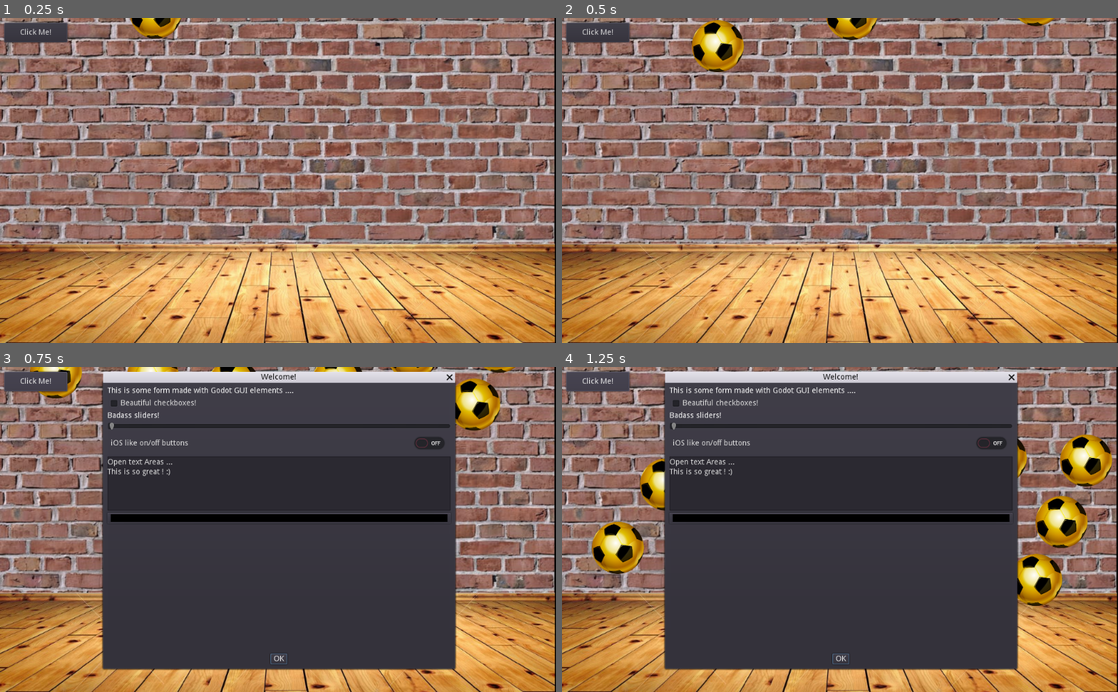
Above: before the commit, frames 1-4 (two rows, left to right).
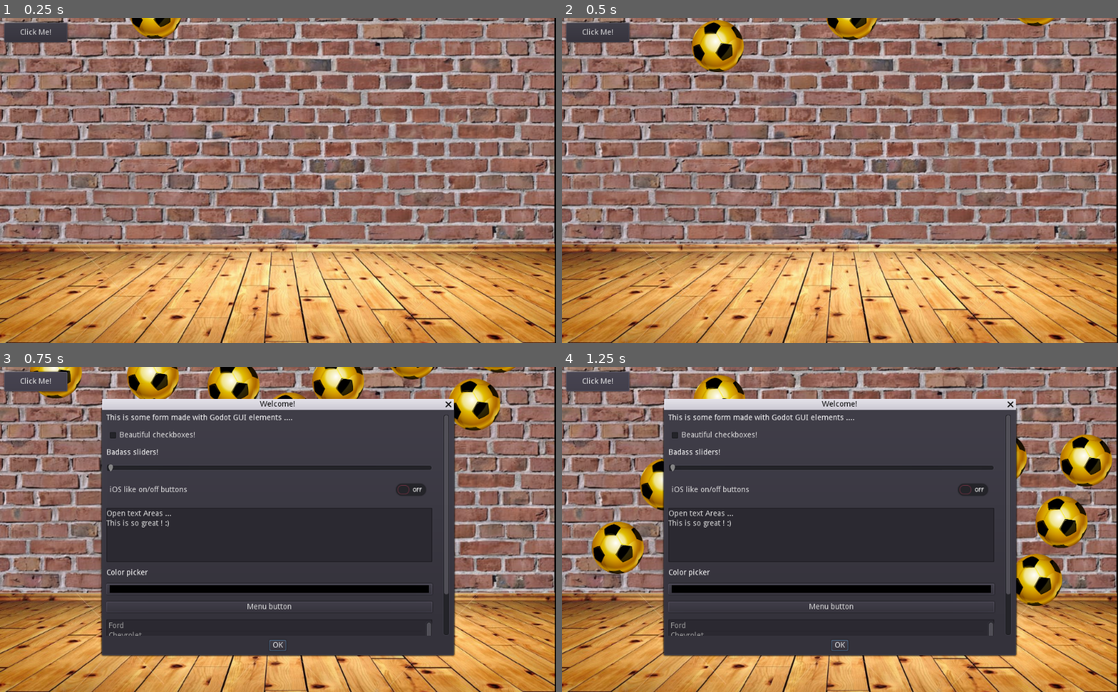
Above: after the commit, the same moments.

Repository: aselvais/GodotTesting
Game: Godot game, scene res://main.tscn
Two runs of this game, one before a commit and one after it. Both use one fixed random seed, a clock stepped at 60 frames per second and the inputs below.
Inputs:
- Up to frame 1 (0.25 s): no input
- Up to frame 2 (0.5 s): no input
- Up to frame 3 (0.75 s): click "Click Me!" at 0.5 s
- Up to frame 4 (1.25 s): no input

Frames 1-2 are identical in both runs. In frame 3, 17% of the frame differs, in the area x 18-83%, y 1-94%; in frame 4, 17%.

Commit message:
some changes to the GUI

Diff:
--- a/GUI.tscn
+++ b/GUI.tscn
@@ -16,57 +16,97 @@
 
 [node name="windd" type="AcceptDialog" parent="."]
 visible = true
-margin_left = 190.0
-margin_top = 29.0
-margin_right = 838.0
-margin_bottom = 557.0
+margin_left = 188.0
+margin_top = 79.0
+margin_right = 836.0
+margin_bottom = 532.0
+popup_exclusive = true
 window_title = "Welcome!"
+resizable = true
 
-[node name="VBoxContainer" type="VBoxContainer" parent="windd"]
+[node name="ScrollContainer" type="ScrollContainer" parent="windd"]
 margin_left = 8.0
 margin_top = 8.0
 margin_right = 640.0
-margin_bottom = 492.0
+margin_bottom = 417.0
 
-[node name="Label" type="Label" parent="windd/VBoxContainer"]
-margin_right = 632.0
+[node name="VBoxContainer" type="VBoxContainer" parent="windd/ScrollContainer"]
+margin_right = 600.0
+margin_bottom = 503.0
+custom_constants/separation = 13
+
+[node name="Label" type="Label" parent="windd/ScrollContainer/VBoxContainer"]
+margin_right = 600.0
 margin_bottom = 14.0
 text = "This is some form made with Godot GUI elements ...."
 
-[node name="CheckBox" type="CheckBox" parent="windd/VBoxContainer"]
-margin_top = 18.0
-margin_right = 632.0
-margin_bottom = 42.0
+[node name="CheckBox" type="CheckBox" parent="windd/ScrollContainer/VBoxContainer"]
+margin_top = 27.0
+margin_right = 600.0
+margin_bottom = 51.0
 text = "Beautiful checkboxes!"
 
-[node name="Label2" type="Label" parent="windd/VBoxContainer"]
-margin_top = 46.0
-margin_right = 632.0
-margin_bottom = 60.0
+[node name="Label2" type="Label" parent="windd/ScrollContainer/VBoxContainer"]
+margin_top = 64.0
+margin_right = 600.0
+margin_bottom = 78.0
 text = "Badass sliders!"
 
-[node name="HSlider" type="HSlider" parent="windd/VBoxContainer"]
-margin_top = 64.0
-margin_right = 632.0
-margin_bottom = 80.0
+[node name="HSlider" type="HSlider" parent="windd/ScrollContainer/VBoxContainer"]
+margin_top = 91.0
+margin_right = 600.0
+margin_bottom = 107.0
+ticks_on_borders = false
 
-[node name="CheckButton" type="CheckButton" parent="windd/VBoxContainer"]
-margin_top = 84.0
-margin_right = 632.0
-margin_bottom = 124.0
+[node name="CheckButton" type="CheckButton" parent="windd/ScrollContainer/VBoxContainer"]
+margin_top = 120.0
+margin_right = 600.0
+margin_bottom = 160.0
 text = "iOS like on/off buttons"
 
-[node name="TextEdit" type="TextEdit" parent="windd/VBoxContainer"]
-margin_top = 128.0
-margin_right = 632.0
-margin_bottom = 228.0
+[node name="TextEdit" type="TextEdit" parent="windd/ScrollContainer/VBoxContainer"]
+margin_top = 173.0
+margin_right = 600.0
+margin_bottom = 273.0
 rect_min_size = Vector2( 600, 100 )
 text = "Open text Areas ...
 This is so great ! :)
 "
 
-[node name="ColorPickerButton" type="ColorPickerButton" parent="windd/VBoxContainer"]
-margin_top = 232.0
-margin_right = 632.0
-margin_bottom = 332.0
+[node name="Label3" type="Label" parent="windd/ScrollContainer/VBoxContainer"]
+margin_top = 286.0
+margin_right = 600.0
+margin_bottom = 300.0
+text = "Color picker"
+
+[node name="ColorPickerButton" type="ColorPickerButton" parent="windd/ScrollContainer/VBoxContainer"]
+margin_top = 313.0
+margin_right = 600.0
+margin_bottom = 333.0
+
+[node name="MenuButton" type="MenuButton" parent="windd/ScrollContainer/VBoxContainer"]
+margin_top = 346.0
+margin_right = 600.0
+margin_bottom = 366.0
+text = "Menu button"
+flat = false
+items = [ "Apples", null, 0, false, false, -1, 0, null, "", false, "Oranges", null, 0, false, false, -1, 0, null, "", false, "Coconuts", null, 0, false, false, -1, 0, null, "", false ]
+
+[node name="ItemList" type="ItemList" parent="windd/ScrollContainer/VBoxContainer"]
+margin_top = 379.0
+margin_right = 600.0
+margin_bottom = 439.0
+rect_min_size = Vector2( 0, 60 )
+items = [ "Ford", null, false, "Chevrolet", null, false, "Subaru", null, false, "Porsche", null, false, "Volkswagen", null, false ]
+
+[node name="Label4" type="Label" parent="windd/ScrollContainer/VBoxContainer"]
+margin_top = 452.0
+margin_right = 600.0
+margin_bottom = 466.0
+text = "One line edition :"
+
+[node name="LineEdit" type="LineEdit" parent="windd/ScrollContainer/VBoxContainer"]
+margin_top = 479.0
+margin_right = 600.0
+margin_bottom = 503.0
 [connection signal="button_up" from="Button" to="Button" method="_on_Button_button_up"]
--- a/Ground.tscn
+++ b/Ground.tscn
@@ -16,7 +16,7 @@
 position = Vector2( 0, -3.05176e-005 )
 
 [node name="CollisionShape2D" type="CollisionShape2D" parent="StaticBody2D"]
-position = Vector2( 512.51, 547.013 )
+position = Vector2( 511.51, 590.013 )
 shape = SubResource( 1 )
 
 [node name="CollisionShape2D2" type="CollisionShape2D" parent="StaticBody2D"]
--- a/RigidBody2D.gd
+++ b/RigidBody2D.gd
@@ -3,10 +3,6 @@
 var thrust = Vector2(0, 250)
 var torque = 20000
 
-# Declare member variables here. Examples:
-# var a = 2
-# var b = "text"
-
 # Called when the node enters the scene tree for the first time.
 func _ready():
 	pass # Replace with function body.
--- a/project.godot
+++ b/project.godot
@@ -15,7 +15,7 @@
 
 [application]
 
-config/name="New Game Project"
+config/name="GodotTesting"
 run/main_scene="res://main.tscn"
 config/icon="res://icon.png"
 
Not shown, changed: export_presets.cfg
Not shown, changed: html-export/index.js
Not shown, changed: html-export/index.pck
Not shown, changed: html-export/index.wasm
